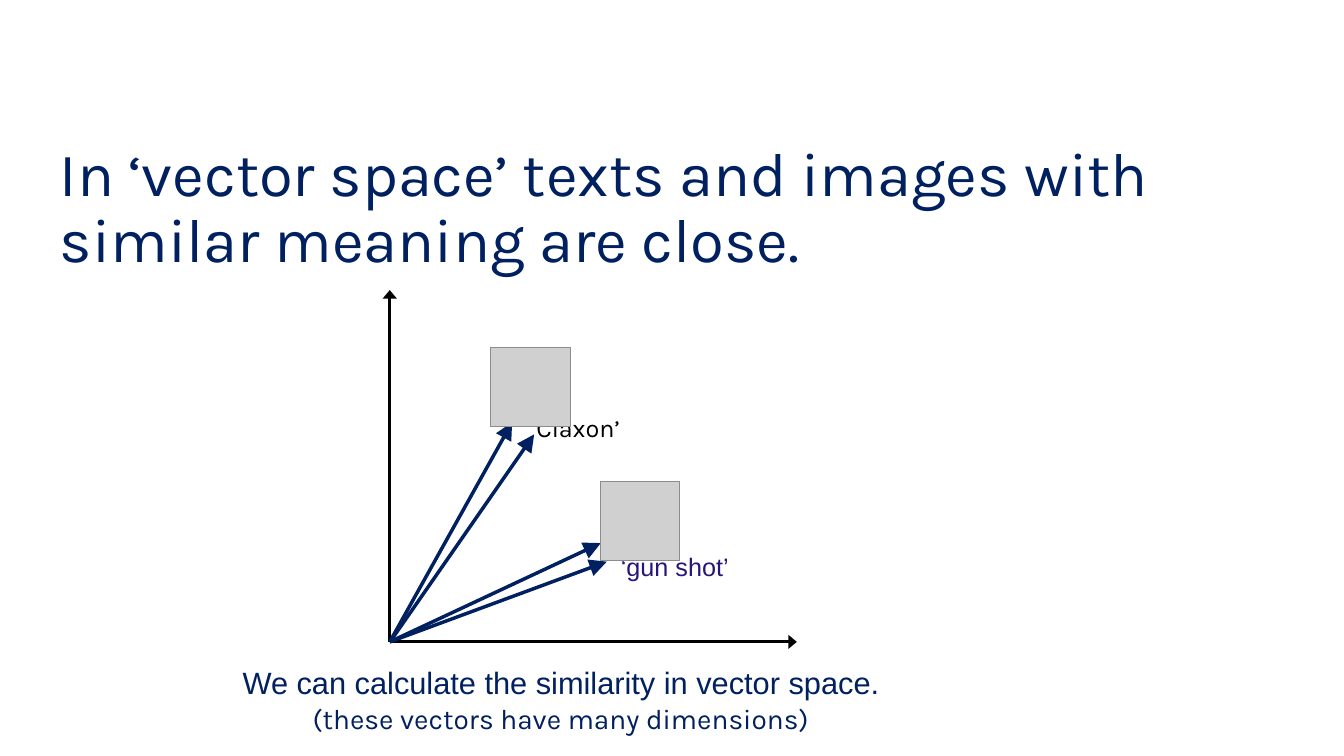
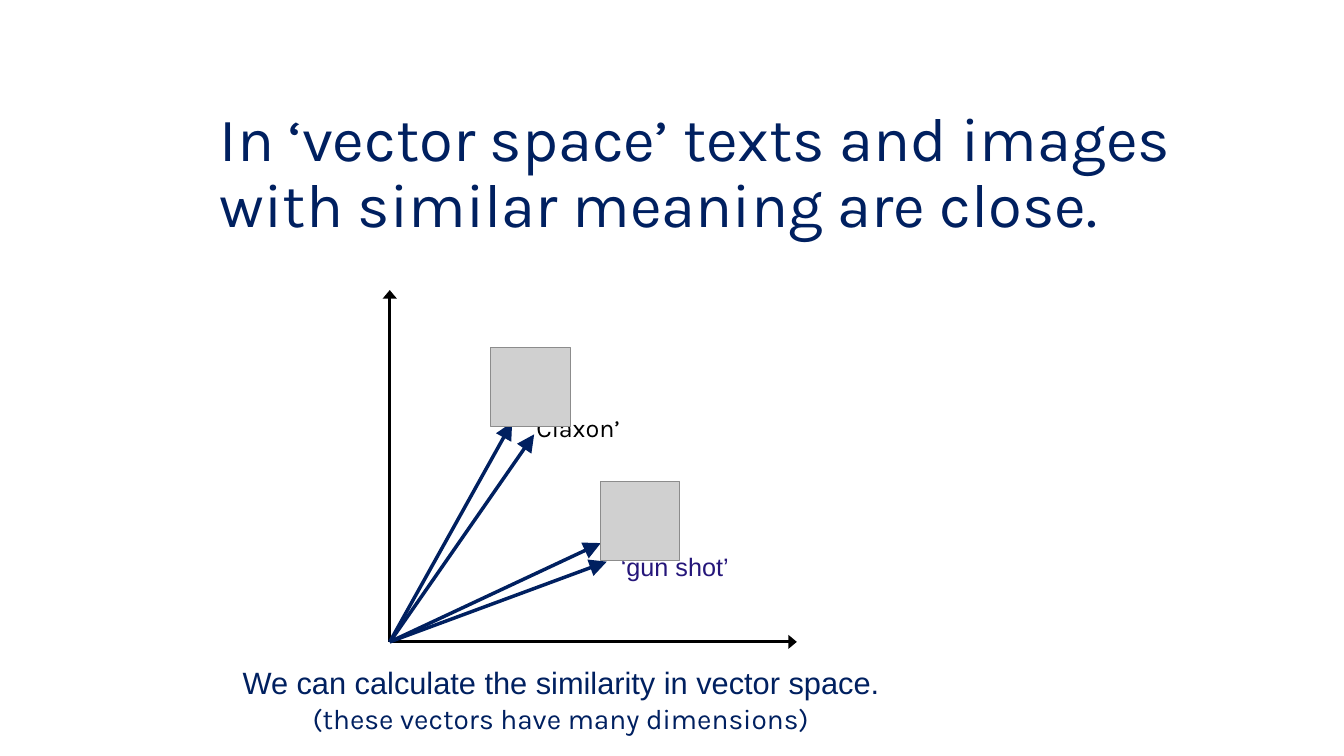
Before and after one commit to MichielBontenbal/run_CLAP, a slide deck: slide 6 of images/CLAP_preso.pptx. Drawn at 1344x756 pixels with LibreOffice and Linux fonts; fonts in the diff are those of the drawing; grey boxes stand for pictures. Boxes give left, top, right and bottom in pixels: in the first picture for what was removed or moved away, otherwise in the second. Text is boxed around its words. In the diff, an @@ line names an element or a change of style, - is before the commit and + after.

```diff
--- a/images/CLAP_preso.pptx
+++ b/images/CLAP_preso.pptx
@@ text at (220, 118, 1171, 242): text changed @@
-In ‘vector space’ texts and images with similar meaning are close.
+In ‘vector space’ texts and images
+with similar meaning are close.
```
Also in this commit, not shown: 1 other slide changed, 1 other file.
